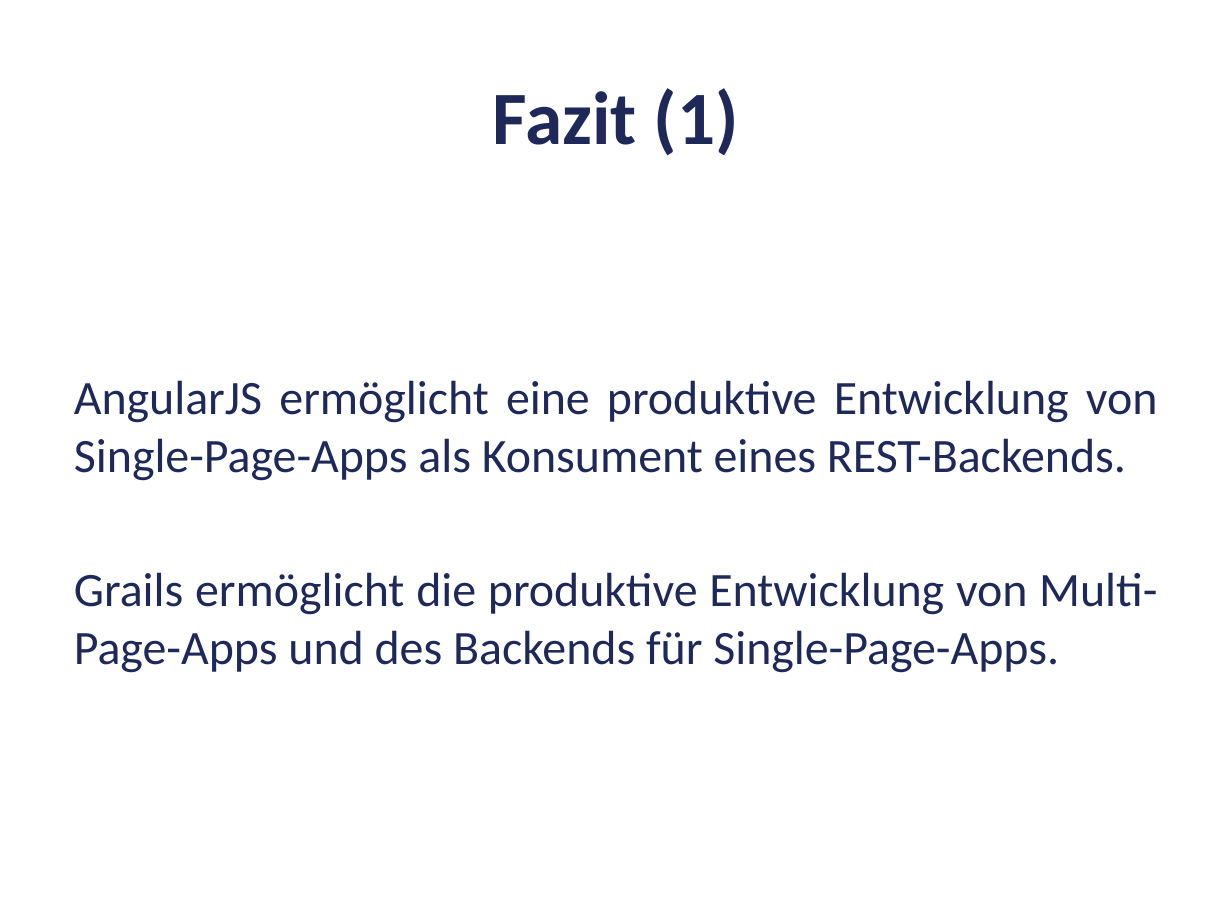
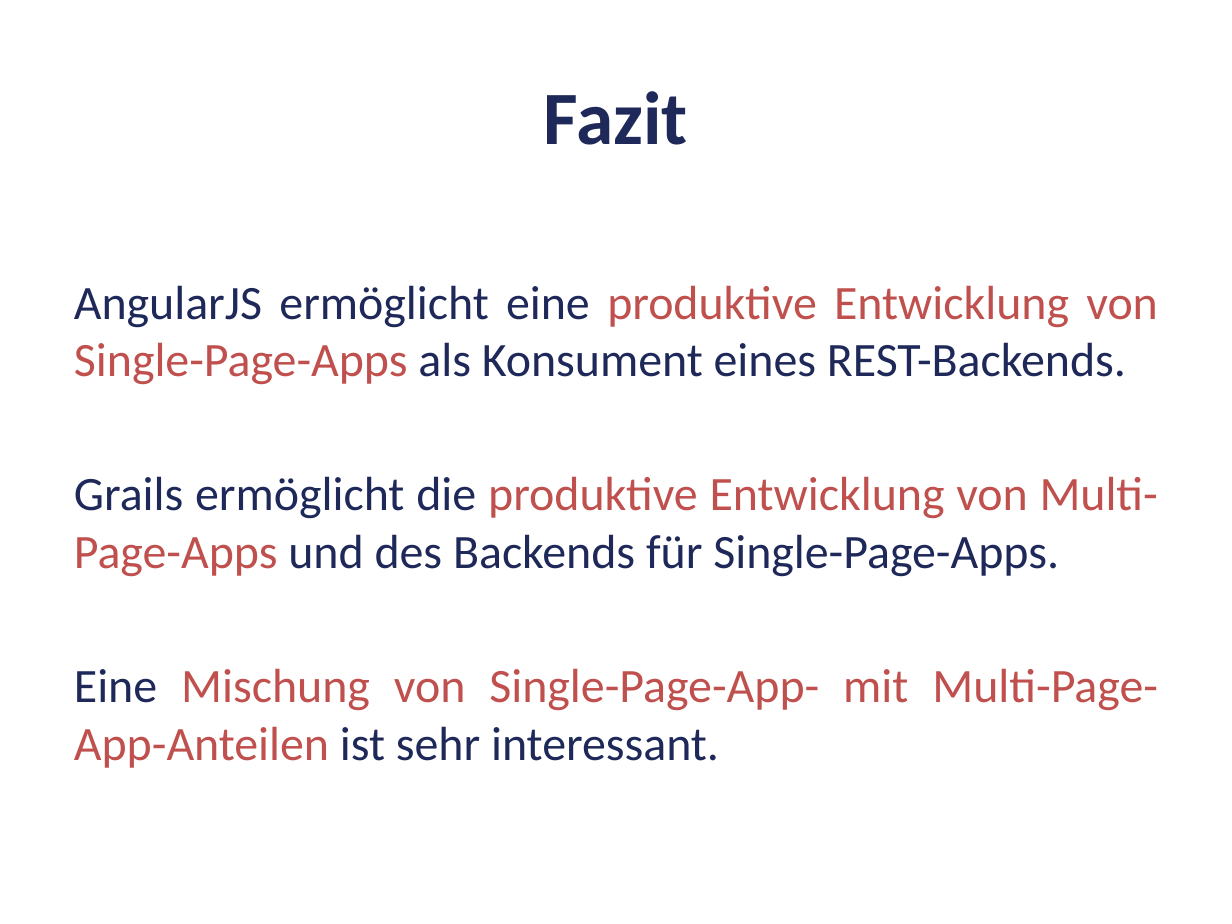
Before and after one commit to opitzconsulting/newsletter-grails-angular, a slide deck: slide 31 of Presentation.pptx (slide 29 before the commit). Drawn at 1232x924 pixels with LibreOffice and Linux fonts; fonts in the diff are those of the drawing; background and template pictures are left out. Boxes give left, top, right and bottom in pixels: in the first picture for what was removed or moved away, otherwise in the second. Text is boxed around its words. In the diff, an @@ line names an element or a change of style, - is before the commit and + after.

Commit message:
add last slides

```diff
--- a/Presentation.pptx
+++ b/Presentation.pptx
@@ title at bbox=[544, 91, 688, 145]: text changed @@
-Fazit (1)
+Fazit
@@ text at bbox=[74, 285, 1158, 577]: text colour #1E2959 to #C0504D in "produktive Entwicklung von Single-Page-Apps", "produktive Entwicklung von Multi-Page-Apps" @@
@@ text at bbox=[74, 668, 1158, 768]: paragraph added @@
+Eine Mischung von Single-Page-App- mit Multi-Page-App-Anteilen ist sehr interessant.
```
Also in this commit, not shown: 2 other slides changed, 1 slide added, 1 slide removed.
